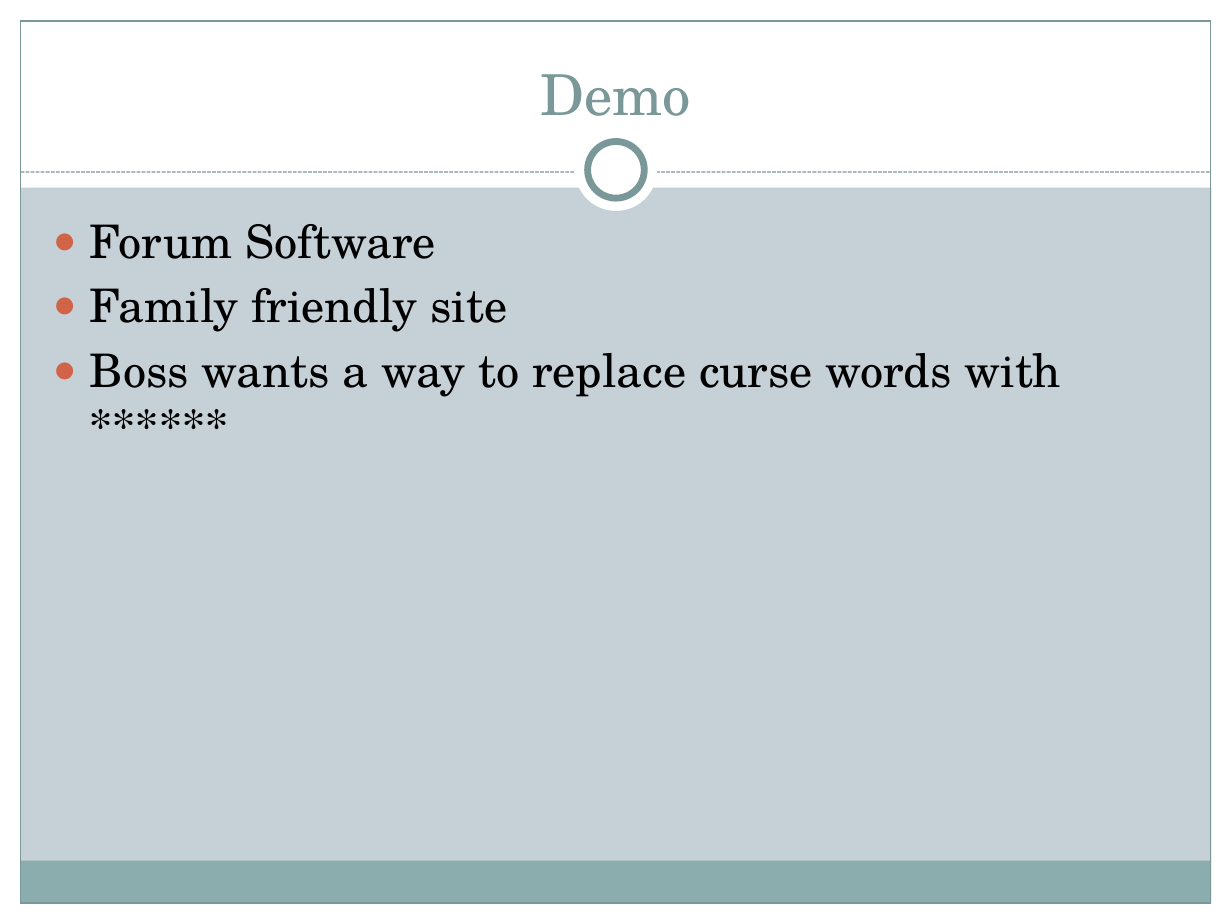
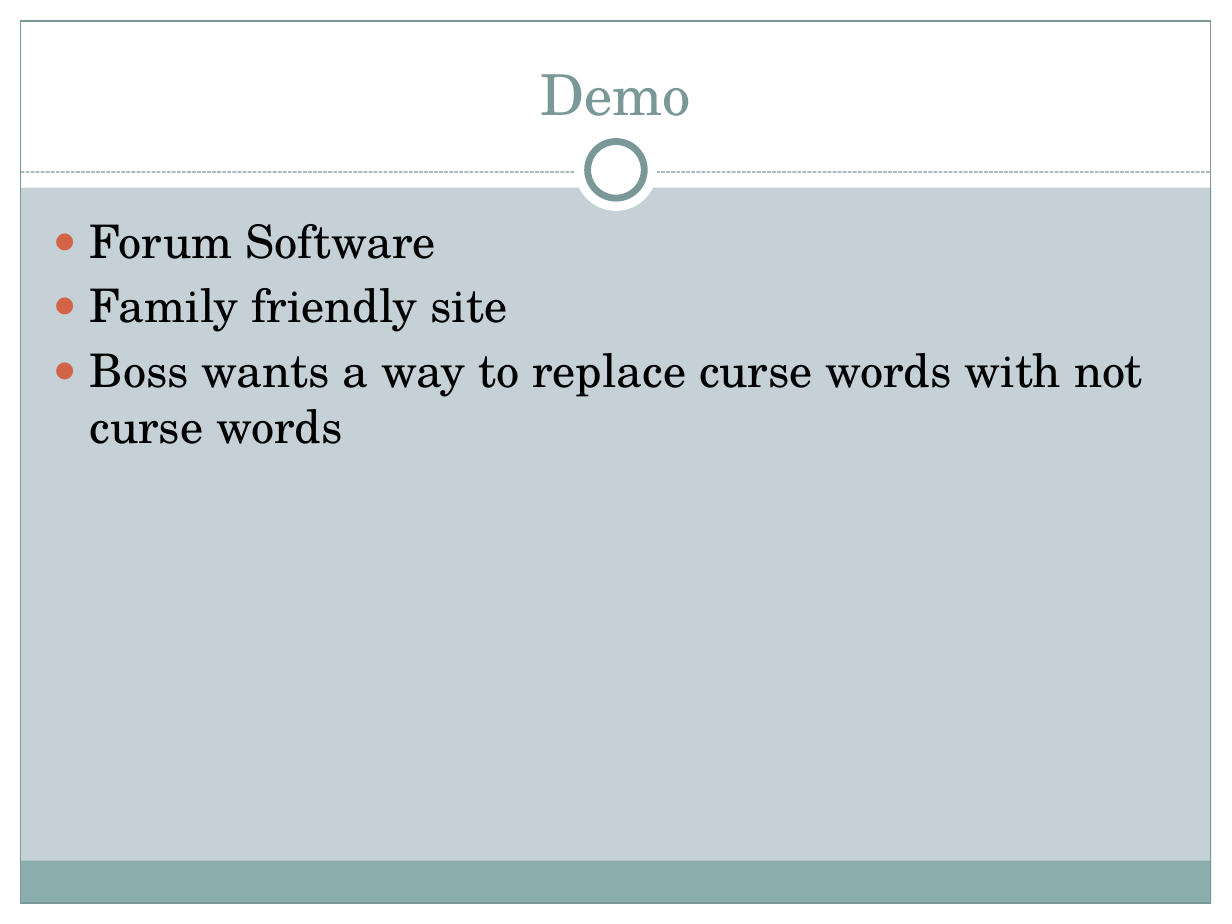
Before and after one commit to AndrewSwerlick/tdd-demo, a slide deck: slide 6 of slides.pptx. Drawn at 1232x924 pixels with LibreOffice and Linux fonts; fonts in the diff are those of the drawing. Boxes give left, top, right and bottom in pixels: in the first picture for what was removed or moved away, otherwise in the second. Text is boxed around its words. In the diff, an @@ line names an element or a change of style, - is before the commit and + after.

Commit message:
slide typo

```diff
--- a/slides.pptx
+++ b/slides.pptx
@@ text at (x1=90, y1=353, x2=1142, y2=444): text changed @@
-● Boss wants a way to replace curse words with ******
+● Boss wants a way to replace curse words with not curse words
```
